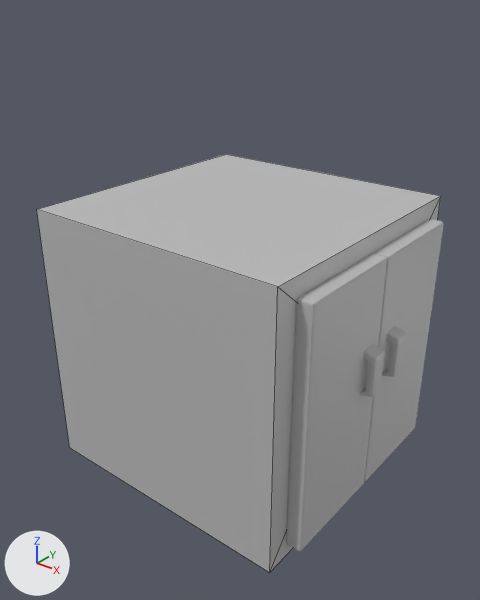
The FBX model 3DEnvironment_Models/KitchenCabinet.fbx as it was, and as the next commit left it.
The view is the same before and after, from a 50 mm lens placed at (3.49, 8.0, 1.7), pointed at (2.15, 9.67, 0.66). The axes (+X, +Y, +Z) are drawn at lower left. The lights are the same throughout. Mesh edges are drawn as thin lines on the coarser meshes. Where no turn or scale is listed for an object, it has been applied to the vertices.
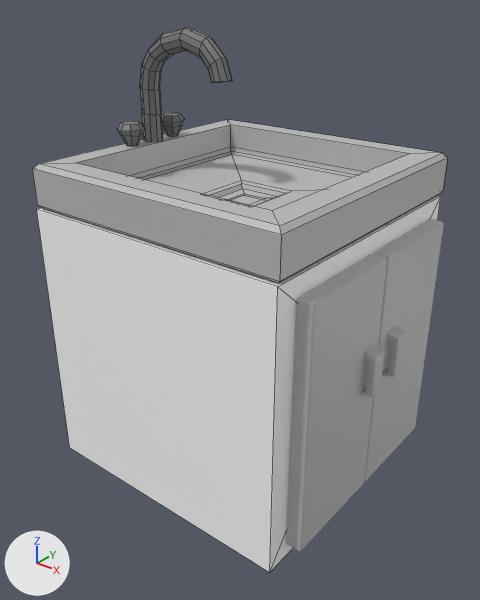
The newer file is also turned or shifted as a whole; pictures and numbers use the older file's frame.

Location of each change, (x1, y1, x2, y2) in pixels of the pictures (480 x 600 px):
'closet9', deleted
    before: (37, 154, 441, 572)
'closet13', added
    after: (37, 195, 441, 572)
'pCube92', added
    after: (33, 27, 448, 283)
    faces in mat_sink (grey #bcbcbc): (33, 119, 448, 283)
    faces in mat_metaal (grey #767676): (117, 27, 232, 146)

What the commit changed:
Material 'lambert1' (mat_lambert1) changes colour from grey #bcbcbc to white #ffffff; in linear values from (0.5, 0.5, 0.5) to (1.0, 1.0, 1.0).
Material 'sink' (mat_sink) is new.
Its base color is (0.5, 0.5, 0.5) (grey #bcbcbc).
Material 'metaal' (mat_metaal) is new.
Its base color is (0.181, 0.181, 0.181) (grey #767676).
Mesh me_mesh_002_1 is new.
It has 216 vertices, 194 faces and spans x -0.5..0.5, y -0.5..0.5, z 0.0..0.554.
Faces by material slot: [49, 145].
It uses material mat_sink (grey #bcbcbc).
It uses material mat_metaal (grey #767676).
Mesh me_mesh_003_1 is new.
It has 36 vertices, 30 faces and spans x -0.5..0.5, y -0.5..0.5, z 0.0..1.0.
Faces by material slot: [14, 16].
It uses material mat_lambert1 (white #ffffff).
It uses material mat_cabinetdoors (grey #bcbcbc).
Object 'closet9' (ob_closet9) is deleted.
Object 'pCube92' (ob_pcube92) is new; it shows me_mesh_002_1.
Its location is (2.11, 9.755, 1.0).
Object 'closet13' (ob_closet13) is new; it shows me_mesh_003_1.
Its location is (2.106, 9.751, 0.0).
